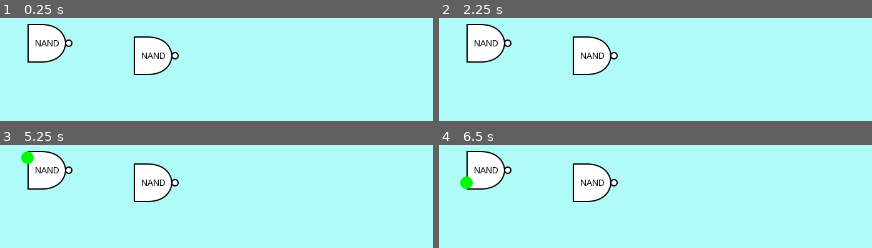
Above: before the commit, frames 1-4 (two rows, left to right).
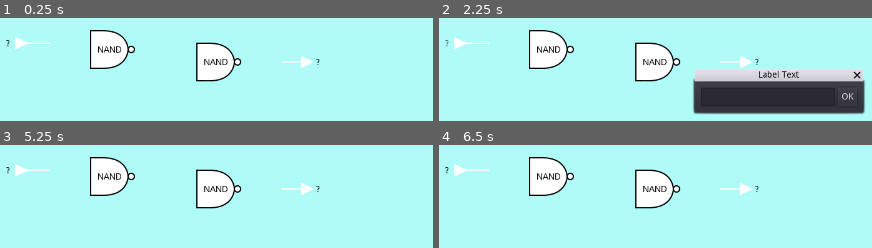
Above: after the commit, the same moments.

Repository: andrew-wilkes/digital-logic
Game: Godot game, scene res://parts/lib/c1.tscn
Two runs of this game, one before a commit and one after it. Both use one fixed random seed, a clock stepped at 60 frames per second and the inputs below. This scene is started directly instead of the project's main scene.
Inputs (mouse positions are in pixels of both pictures, inside the frame that each line leads up to):
- Up to frame 1 (0.25 s): no input
- Up to frame 2 (2.25 s): click (447, 43) at 0.5 s, where only the run after the commit has a clickable "?"; click (846, 97) at 1.25 s, where only the run after the commit has a clickable "OK"; click (447, 43) at 2 s, where only the run after the commit has a clickable "?"
- Up to frame 3 (5.25 s): click (407, 224) at 2.75 s, where only the run after the commit has a clickable "OK"; click (8, 170) at 3.5 s, where only the run after the commit has a clickable "?"; click (407, 224) at 4.25 s, where only the run after the commit has a clickable "OK"; tap Enter at 5 s; move the mouse to (25, 157) at 5.02 s; click (25, 157) at 5.17 s
- Up to frame 4 (6.5 s): tap Space at 5.75 s; move the mouse to (464, 183) at 5.77 s; click (464, 183) at 5.92 s

The runs differ from the first frame. In frame 1, 13% of the frame differs, in the area x 1-74%, y 5-63%; in frame 2, 30%, in the area x 1-99%, y 5-94%; in frame 3, 13%; in frame 4, 13%.

Commit message:
Add label field to circuit data

Diff:
--- a/game/Circuit.gd
+++ b/game/Circuit.gd
@@ -381,9 +381,11 @@
 	id = 0
 	for p in node.get_children():
 		p.owner = node
-		var _part = { "id": id, "wires": [] }
+		var _part = { "id": id, "wires": [], "label": "" }
 		for w in $Parts.get_child(id).get_output_wires([]):
 			_part.wires.append([w.end_pin.parent_part.id, w.end_pin.id])
+		if p.has_method("get_label"):
+			_part.label = p.get_label()
 		circuit.parts.append(_part)
 		id += 1
 	g.circuits[cid] = circuit
@@ -404,6 +406,8 @@
 		scene.queue_free()
 		var id = 0
 		for p in parts:
+			if p.has_method("set_label"):
+				p.set_label(circuit.parts[id].label)
 			for w in circuit.parts[id].wires:
 				var wire = wire_scene.instance()
 				wire.start_pin = p.get_node("Q")
--- a/game/parts/Input.gd
+++ b/game/parts/Input.gd
@@ -1,5 +1,4 @@
 extends Part
-
 
 func _ready():
 	allow_testing()
@@ -12,6 +11,14 @@
 	pin_exit($Q) # Hide
 
 
+func get_label():
+	return $Label.text
+
+
+func set_label(txt):
+	$Label.text = txt
+
+
 func _on_Label_button_down():
 	$c/LabelDialog.popup_centered()
 
--- a/game/parts/Output.gd
+++ b/game/parts/Output.gd
@@ -9,6 +9,14 @@
 	var pin = $Inputs/A
 	connect_pin(pin)
 	pin_exit(pin) # Hide
+
+
+func get_label():
+	return $Label.text
+
+
+func set_label(txt):
+	$Label.text = txt
 
 
 func update_output(pin, value):
--- a/game/parts/lib/c1.tscn
+++ b/game/parts/lib/c1.tscn
@@ -1,9 +1,14 @@
-[gd_scene load_steps=3 format=2]
+[gd_scene load_steps=7 format=2]
 
 [ext_resource path="res://parts/Gate.gd" type="Script" id=1]
 [ext_resource path="res://parts/bNAND.tscn" type="PackedScene" id=2]
+[ext_resource path="res://parts/Input.gd" type="Script" id=3]
+[ext_resource path="res://parts/Output.gd" type="Script" id=4]
+[ext_resource path="res://parts/zInput.tscn" type="PackedScene" id=5]
+[ext_resource path="res://parts/zOutput.tscn" type="PackedScene" id=6]
 
 [node name="Parts" type="Node2D"]
+position = Vector2( 100, 10 )
 
 [node name="NAND9044" type="Node2D" parent="." instance=ExtResource( 2 )]
 position = Vector2( 176, 314 )
@@ -28,3 +33,23 @@
 show_state = false
 is_ext_input = false
 gate_type = "NAND"
+
+[node name="Input" type="Node2D" parent="." instance=ExtResource( 5 )]
+position = Vector2( 56, 304 )
+script = ExtResource( 3 )
+highlight_pin = true
+highlight_part = true
+moveable = true
+wireable = true
+show_state = true
+is_ext_input = true
+
+[node name="Output" type="Node2D" parent="." instance=ExtResource( 6 )]
+position = Vector2( 466, 334 )
+script = ExtResource( 4 )
+highlight_pin = true
+highlight_part = true
+moveable = true
+wireable = true
+show_state = true
+is_ext_input = false
--- a/game/parts/lib/data.json
+++ b/game/parts/lib/data.json
@@ -1 +1 @@
-{"c1":{"offset":{"x":0,"y":0},"parts":[{"id":0,"wires":[[1,0]]},{"id":1,"wires":[]}],"title":"Nands"},"c2":{"of …(115 unchanged characters)…
+{"c1":{"offset":{"x":100,"y":10},"parts":[{"id":0,"label":"","wires":[[1,0]]},{"id":1,"label":"","wires":[[3,0]]},{"id":2,"label":"Input","wires":[[0,0]]},{"id":3,"label":"Out","wires":[]}],"title":"Nands"},"c2":{"of …(115 unchanged characters)…
